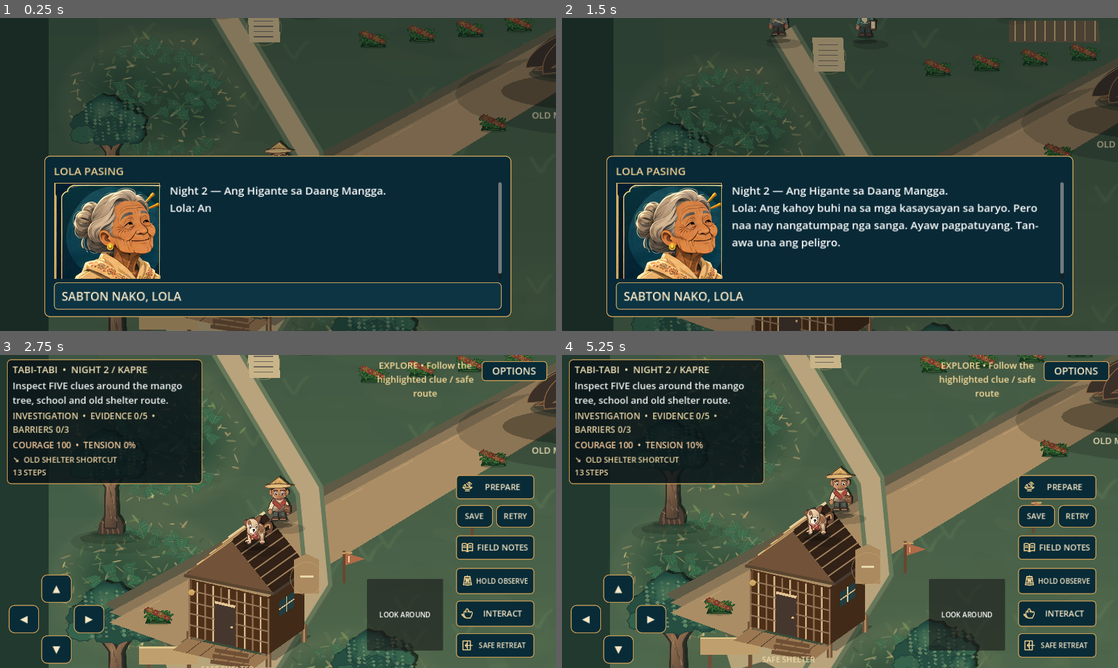
Above: before the commit, frames 1-4 (two rows, left to right).
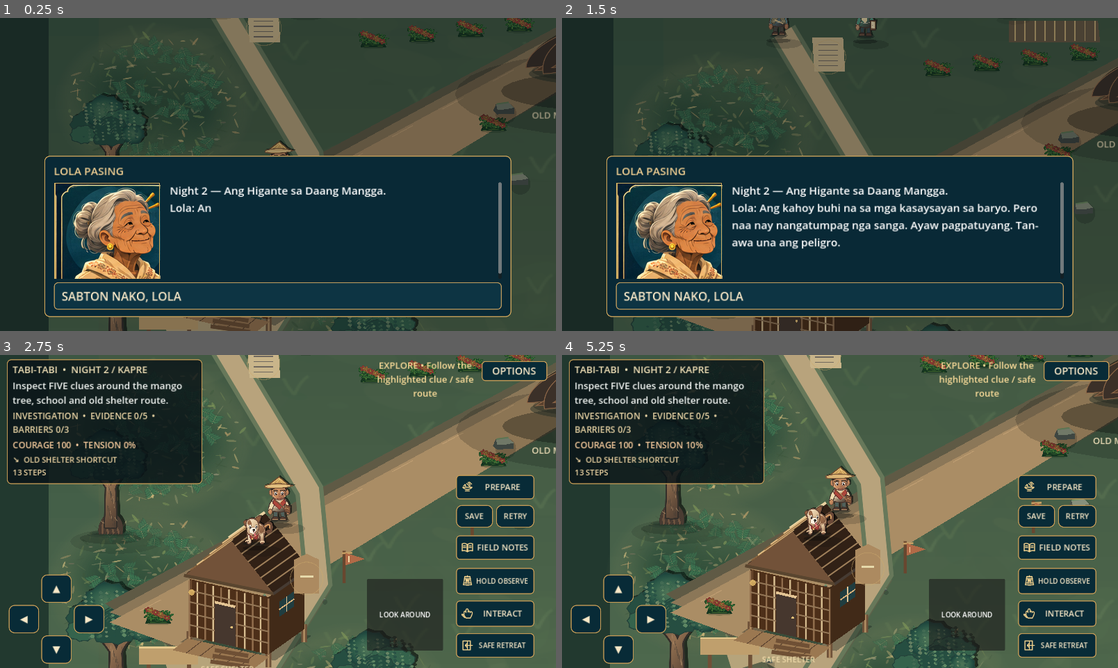
Above: after the commit, the same moments.

Repository: LokiJ07/Tabi-tabi
Game: Godot game, scene res://scenes/night02.tscn
Two runs of this game, one before a commit and one after it. Both use one fixed random seed, a clock stepped at 60 frames per second and the inputs below. This scene is started directly instead of the project's main scene.
Inputs (mouse positions are in pixels of both pictures, inside the frame that each line leads up to):
- Up to frame 1 (0.25 s): no input
- Up to frame 2 (1.5 s): tap Enter (ui_accept) at 0.5, 0.77 s; move the mouse to (962, 158) at 0.52 s; hold Right (ui_right) 0.53-1.25 s; click (962, 158) at 0.67 s; drag from (728, 190) to (812, 237) at 1.27 s
- Up to frame 3 (2.75 s): click "SABTON NAKO, LOLA" at 2 s
- Up to frame 4 (5.25 s): click "INTERACT" at 2.75 s; click "CONTINUE" at 3.5 s; click "RETRY" at 4.25 s; click "CONTINUE" at 5 s

The runs differ from the first frame. In frame 1, 0.1% of the frame differs, in the area x 88-95%, y 26-52%; in frame 2, 0.1%; in frame 3, 0.2%; in frame 4, 0.3%, in the area x 36-95%, y 23-100%.
Error after the commit: Trying to return an array of type "Array" where expected return type is "Array[Color]". (res://scripts/visuals/folklore_landscape_25d.gd:10)

Commit message:
visual(nights1-3): parallax distant terrain, shore reeds, trail stone depth and ravine fog

Diff:
--- a/scripts/night02_main.gd
+++ b/scripts/night02_main.gd
@@ -16,6 +16,7 @@
 const SpeakerPortrait = preload("res://scripts/ui/speaker_portrait.gd")
 const SharedAtmosphere = preload("res://scripts/visuals/shared_immersive_atmosphere.gd")
 const DimensionalArt = preload("res://scripts/visuals/layered_25d.gd")
+const Landscape = preload("res://scripts/visuals/folklore_landscape_25d.gd")
 const MANGO: Texture2D = preload("res://assets/night02/old_mango_tree.svg")
 const KAPRE: Texture2D = preload("res://assets/night02/kapre_perched.svg")
 const BARRIER: Texture2D = preload("res://assets/night02/closed_path_barrier.svg")
@@ -319,6 +320,7 @@
 	# Scene is drawn as 2.5D world-space polygons and detailed imported SVG art.
 	# It renders on GLES compatibility and SwiftShader with no spatial shaders.
 	draw_rect(Rect2(-1500, -1200, 3000, 2600), Color("#22392f"))
+	Landscape.parallax_ridges(self,Rect2(-1500,-1200,3000,2600),camera.position,2,_light_stage())
 	for i in range(30):
 		var y := -820.0 + float(i) * 56.0
 		var color := Color("#304a3b").lerp(Color("#557052"), float(i) / 29.0)
@@ -361,6 +363,9 @@
 		Vector2(-420, 280)], Color("#5c624a"), 69)
 	_polyline([Vector2(-765, 485), Vector2(-685, 460), Vector2(-570, 520),
 		Vector2(-420, 280)], Color("#b6a47b"), 45)
+	# Dimensional stones follow both shoulders of the refuge trail, preserving
+	# the original traversable centerline and interaction radii.
+	Landscape.trail_stones(self,Vector2(-765,485),Vector2(-420,280),18,69,_light_stage()>=2)
 	# The former shelter line marks the re-routed safe path, turning away
 	# from the giant tree, rather than a flat danger-zone sticker.
 	_polyline([Vector2(-570,520),Vector2(-420,280),Vector2(-440,70),Vector2(-650,-280)], Color("#67785a"), 64)
@@ -404,6 +409,9 @@
 		var crack_at := TREE + Vector2(-115.0 + float(i)*41.0,86.0 + sin(float(i)*2.7)*15.0)
 		draw_line(crack_at,crack_at+Vector2(19,-8),Color("#503a2d",.64),2.4,true)
 		draw_line(crack_at+Vector2(19,-8),crack_at+Vector2(32,1),Color("#6f4931",.53),1.7,true)
+	# Separated foreground boulders anchor the mango roots to the earth.
+	for stone in [Vector2(7,-33),Vector2(455,-35),Vector2(414,107),Vector2(40,130)]:
+		Landscape.rock(self,stone,46.0,_light_stage()<2)
 	# The ancestral mango stays visible by day; its resident does NOT.
 	var canopy_sway := sin(particle_phase * .65) * (4.0 if not prefs.reduced_motion else 0.0)
 	DimensionalArt.paint_grounded(self, MANGO, TREE + Vector2(canopy_sway,40),
@@ -447,6 +455,11 @@
 			draw_circle(firefly,2.3,Color("#ffe6a1"))
 			draw_circle(firefly,8.0,Color(1.0,.79,.38,.075))
 		_draw_kapre_smoke()
+	# Low clearing fog moves behind the people and the guardian; Reduced
+	# Motion freezes it without affecting its visibility.
+	if _light_stage() >= 1:
+		Landscape.mist(self,TREE+Vector2(-65,82),560.0,particle_phase,
+			not prefs.reduced_motion,_light_stage()>=2)
 	# Actors and guardian are drawn AFTER the environmental darkness grade,
 	# so faces, limbs and quest silhouettes stay visible on real Android.
 	if _kapre_revealed():
--- a/scripts/night03_main.gd
+++ b/scripts/night03_main.gd
@@ -13,6 +13,7 @@
 const SharedMotion = preload("res://scripts/ui/shared_dialogue_motion.gd")
 const SharedAtmosphere = preload("res://scripts/visuals/shared_immersive_atmosphere.gd")
 const DimensionalArt = preload("res://scripts/visuals/layered_25d.gd")
+const Landscape = preload("res://scripts/visuals/folklore_landscape_25d.gd")
 const Sound = preload("res://scripts/audio/night02_ambience.gd")
 const Portrait = preload("res://scripts/ui/speaker_portrait.gd")
 const AimPad = preload("res://scripts/ui/aim_pad.gd")
@@ -294,6 +295,7 @@
 func _draw() -> void:
 	# Ground: layered ridge contours, flooded terrace, textured forest floor.
 	draw_rect(Rect2(-1250,-1100,2600,2400),Color("#223e36"))
+	Landscape.parallax_ridges(self,Rect2(-1250,-1100,2600,2400),camera.position,3,_stage())
 	for i in range(34):
 		var yy := -925.0+float(i)*58.0
 		var tint := Color("#30483a").lerp(Color("#566448"),float(i)/33.0)
@@ -320,6 +322,10 @@
 		Vector2(380,-450),Vector2(640,-357)],Color("#53664b"),Color("#9d896c"),56.0)
 	_path([Vector2(-520,145),Vector2(-170,245),Vector2(126,260),
 		Vector2(220,50)],Color("#5c5a47"),Color("#9e8060"),59.0)
+	# Broken shoulder stones follow the rising ridge and do not replace the
+	# existing walkable trail, real ravine collision or clue interactions.
+	Landscape.trail_stones(self,Vector2(-910,405),Vector2(-305,-70),29,70,_stage()>=2)
+	Landscape.trail_stones(self,Vector2(105,-118),Vector2(640,-357),22,70,_stage()>=2)
 	# The physical ford is made of stones, NOT walk-through empty water.
 	for i in range(7):
 		var xx := -148.0+float(i)*38.0
@@ -328,6 +334,9 @@
 			Vector2(xx+15,yy-15),Vector2(xx+27,yy+3),
 			Vector2(xx+12,yy+15)],Color("#7a7667"))
 		draw_line(Vector2(xx-7,yy-7),Vector2(xx+13,yy-9),Color("#d1bd91"),2,true)
+	for cliff_rock in [Vector2(-215,362),Vector2(180,514),Vector2(-65,655),
+		Vector2(345,-565),Vector2(515,-510),Vector2(720,-270)]:
+		Landscape.rock(self,cliff_rock,64.0,_stage()<2)
 	for pos in [Vector2(-890,-430),Vector2(-755,-630),Vector2(-520,-650),
 		Vector2(-20,-610),Vector2(410,-640),Vector2(760,-570),
 		Vector2(870,35),Vector2(690,520),Vector2(-420,625),
@@ -410,6 +419,11 @@
 			draw_circle(player_pos+Vector2(0,-49),r,
 				Color(1.0,.70,.32,.010+float(5-ring)*.009))
 		draw_circle(SAFE_LOOKOUT+Vector2(-66,-74),160,Color(1.0,.64,.24,.075))
+	# The ravine has its own horizontal mist plane, projected behind all
+	# characters; it never hides a route-puzzle control or clue marker.
+	if _stage() >= 1:
+		Landscape.mist(self,Vector2(-65,430),560.0,particles,
+			not prefs.reduced_motion,_stage()>=2)
 	# Full creature appears ONLY after the verified route; no day spoiler.
 	if (story.phase == 4 and story.outcome == "") or debug_night_preview:
 		var shift := sin(particles*.75)*4.0 if not prefs.reduced_motion else 0.0
--- /dev/null
+++ b/scripts/visuals/folklore_landscape_25d.gd
@@ -0,0 +1,91 @@
+extends RefCounted
+## Visual-only foreground/midground/background depth details shared by all
+## three connected nights. Deterministic shapes: no RNG, resource or save data.
+## Use within the current live CanvasItem draw pass, beneath the shared HUD.
+const PASS_ID := "nights1-3-landscape-depth-v2"
+
+static func ridge_palette(chapter: int, stage: int) -> Array[Color]:
+	var dark := stage >= 2
+	if chapter == 2:
+		return [Color("#1b3434"),Color("#29443e"),Color("#3c5546")] if dark else [
+			Color("#385a51"),Color("#50745e"),Color("#698263")]
+	return [Color("#172d38"),Color("#294650"),Color("#38585a")] if dark else [
+		Color("#34535d"),Color("#4b6e66"),Color("#678276")]
+
+static func parallax_ridges(target: CanvasItem, world: Rect2,
+		camera_point: Vector2, chapter: int, stage: int) -> void:
+	# The distant skyline moves slower than the camera. It is not a backdrop
+	# image with baked text/UI and does not follow the physical trail geometry.
+	var colors := ridge_palette(chapter,stage)
+	for layer in range(3):
+		var offset := Vector2(camera_point.x * (.13 + float(layer) * .045),
+			camera_point.y * (.018 + float(layer) * .010))
+		var peak_y := world.position.y + 420.0 + float(layer) * 126.0
+		var pts := PackedVector2Array()
+		pts.append(Vector2(world.position.x - 400.0 + offset.x,world.position.y - 110.0))
+		for i in range(30):
+			var x := world.position.x - 350.0 + float(i) * (world.size.x + 700.0) / 29.0
+			var contour := sin(float(i) * (.64 + float(layer) * .13) + float(layer) * .7) * (76.0 - float(layer) * 13.0)
+			contour += cos(float(i) * 1.81 + float(layer)) * 26.0
+			pts.append(Vector2(x + offset.x,peak_y + contour + offset.y))
+		pts.append(Vector2(world.end.x + 420.0 + offset.x,world.position.y - 110.0))
+		target.draw_colored_polygon(pts,colors[layer])
+
+static func rock(target: CanvasItem, at: Vector2, width: float,
+		daylight: bool = true) -> void:
+	# Three visible rock faces + a compressed floor shadow make real depth.
+	if width < 5.0:
+		return
+	var shade := Color("#4b534d") if daylight else Color("#303d43")
+	var top := Color("#87907c") if daylight else Color("#667276")
+	var moss := Color("#708d63") if daylight else Color("#58776d")
+	var base := PackedVector2Array([
+		at+Vector2(-width*.53,0),at+Vector2(-width*.38,-width*.34),
+		at+Vector2(width*.23,-width*.42),at+Vector2(width*.52,-width*.15),
+		at+Vector2(width*.52,width*.15),at+Vector2(-width*.33,width*.18)])
+	target.draw_circle(at+Vector2(5.0,6.0),width*.52,Color(.025,.04,.045,.19))
+	target.draw_colored_polygon(base,shade)
+	target.draw_colored_polygon(PackedVector2Array([
+		base[1],base[2],base[3],at+Vector2(width*.12,-width*.07),
+		at+Vector2(-width*.31,-width*.05)]),top)
+	target.draw_line(base[1]+Vector2(2.0,0.0),base[2],moss,2.0,true)
+
+static func reeds(target: CanvasItem, foot: Vector2, height: float,
+		wind: float, dark: bool) -> void:
+	# Estuary reeds have slender stems, not an inland forest-tree silhouette.
+	var stem := Color("#385447") if dark else Color("#556a43")
+	var tip := Color("#6f8a65") if dark else Color("#849c66")
+	for i in range(6):
+		var step := float(i)
+		var at := foot+Vector2((step-2.5)*9.0,0.0)
+		var reach := height*(.62+float(i%3)*.14)
+		var bend := sin(step*1.76+wind)*9.0
+		var peak := at+Vector2(bend,-reach)
+		target.draw_line(at,peak,stem,2.4,true)
+		target.draw_colored_polygon(PackedVector2Array([
+			peak,peak+Vector2(-8,-13),peak+Vector2(2,-11)]),tip)
+		target.draw_line(at.lerp(peak,.68),at.lerp(peak,.68)+Vector2(-12,-7),
+			tip,2.0,true)
+
+static func trail_stones(target: CanvasItem, start: Vector2, finish: Vector2,
+		count: int, width: float, dark: bool) -> void:
+	# Small fixed edge debris reveals elevation without adding invisible walls
+	# or placing artificial quest dots in the center of the safe path.
+	var path := finish-start
+	var perpendicular := Vector2(-path.y,path.x).normalized()
+	for i in range(count):
+		var t := (float(i)+.5)/float(count)
+		var side := -1.0 if i%2 == 0 else 1.0
+		var jitter := sin(float(i)*2.39996)*9.0
+		var at := start.lerp(finish,t)+perpendicular*(width*.58+jitter)*side
+		rock(target,at,8.0+float(i%4)*3.0,not dark)
+
+static func mist(target: CanvasItem, anchor: Vector2, width: float,
+		phase: float, moving: bool, dark: bool) -> void:
+	var fade := .022 if dark else .014
+	for i in range(7):
+		var t := float(i)/6.0
+		var drift := sin(phase*.31+float(i)*1.5)*16.0 if moving else 0.0
+		var center := anchor+Vector2((t-.5)*width+drift,sin(float(i)*1.87)*13.0)
+		target.draw_circle(center,34.0+float(i%3)*10.0,
+			Color(.61,.79,.77,fade))
--- a/scripts/visuals/software_world_fallback.gd
+++ b/scripts/visuals/software_world_fallback.gd
@@ -5,6 +5,7 @@
 ## same imported textures as the normal renderer, never a static screenshot.
 ## This layer is activated ONLY for known Android SwiftShader/Emulator adapters.
 const DimensionalArt = preload("res://scripts/visuals/layered_25d.gd")
+const Landscape = preload("res://scripts/visuals/folklore_landscape_25d.gd")
 const SOIL: Texture2D = preload("res://assets/world/soil_ground.svg")
 const PATH: Texture2D = preload("res://assets/world/earthen_path.svg")
 const WATER: Texture2D = preload("res://assets/world/tidal_water.svg")
@@ -133,6 +134,17 @@
 			var center := -10.07 + 0.34 * sin(z * 0.43) + 0.14 * sin(z * 1.16 + 0.7)
 			shore.append(_screen(Vector3(center - .24 + float(strip) * .42, .11, z)))
 		draw_colored_polygon(shore, [Color("#797760"), Color("#8c7c5c"), Color("#b1a17a")][strip])
+	# Shoreline reeds and small tidal stones are projected at the actual
+	# riverbank. They stay decor-only and never become false collision.
+	for i in range(17):
+		var z := -35.0 + float(i)*3.1
+		var shore_x := -10.4 + .34*sin(z*.43)
+		var foot := _screen(Vector3(shore_x, .10, z))
+		var reeds_size := _scale_units(.52+float(i%3)*.12)
+		Landscape.reeds(self,foot,reeds_size,game.elapsed*.21 if game.is_night else 0.0,game.is_night)
+		if i%3 == 0:
+			Landscape.rock(self,foot+Vector2(_scale_units(.45),9.0),
+				maxf(9.0,_scale_units(.22)),not game.is_night)
 	# The old dock stopped short of the water. Now its native and fallback
 	# versions both extend over the muddy bank into the brackish river.
 	_quad(PATH, [Vector3(-12.05, .28, 7.48), Vector3(-5.05, .28, 7.48),
--- a/tests/night02_scene_test.gd
+++ b/tests/night02_scene_test.gd
@@ -1,6 +1,7 @@
 extends SceneTree
 ## Exercises the REAL chapter scene and mobile UI, not only its state model.
 const Scene = preload("res://scenes/night02.tscn")
+const Landscape = preload("res://scripts/visuals/folklore_landscape_25d.gd")
 const Night1Scene = preload("res://scenes/main.tscn")
 const Night2Save = preload("res://scripts/core/night02_save.gd")
 var failures := 0
@@ -22,6 +23,10 @@
 	check(game.camera != null and game.camera.enabled, "functional 2D camera on every renderer")
 	check(game.dialogue.visible, "Lola introductory dialogue appears")
 	check(game._light_stage() == 0, "daytime investigation starts with natural daylight")
+	check(Landscape.PASS_ID == "nights1-3-landscape-depth-v2",
+		"Night 2 live environment uses a shared parallax and dimensional terrain system")
+	check(Landscape.ridge_palette(2,0)[0] != Landscape.ridge_palette(2,3)[0],
+		"Kapre daytime and nighttime hills have different physically readable palettes")
 	check(game.get_meta("dimensional_art", "") == "shared-2.5d-layered-v1",
 		"Kapre scene renders solid-looking characters and props with shared 2.5D depth")
 	check(not game._kapre_revealed(), "Kapre body is NEVER visible in daylight")
--- a/tests/night03_scene_test.gd
+++ b/tests/night03_scene_test.gd
@@ -2,6 +2,7 @@
 ## Actual instantiated Night 3 Godot scene: world art, HUD, dialogue and
 ## interactable evidence/route puzzle (not just a detached state unit test).
 const Scene = preload("res://scenes/night03.tscn")
+const Landscape = preload("res://scripts/visuals/folklore_landscape_25d.gd")
 const NightTwo = preload("res://scenes/night02.tscn")
 const Save = preload("res://scripts/core/night03_save.gd")
 var failures := 0
@@ -26,6 +27,10 @@
 	current_scene = game
 	await process_frame
 	check(game.name == "TabiTabiNight3", "authored real Tikbalang scene instantiated")
+	check(Landscape.PASS_ID == "nights1-3-landscape-depth-v2",
+		"Ridge terrain and ravine use live parallax, rocks and fog painter")
+	check(Landscape.ridge_palette(3,0)[0] != Landscape.ridge_palette(3,3)[0],
+		"Ridge dusk and night backgrounds are different")
 	check(game.get_meta("dimensional_art", "") == "shared-2.5d-layered-v1",
 		"ridge actors, bamboo and watchpost all share same grounded 2.5D painter")
 	check(game.camera != null and game.camera.enabled, "real camera active in new ridge")
